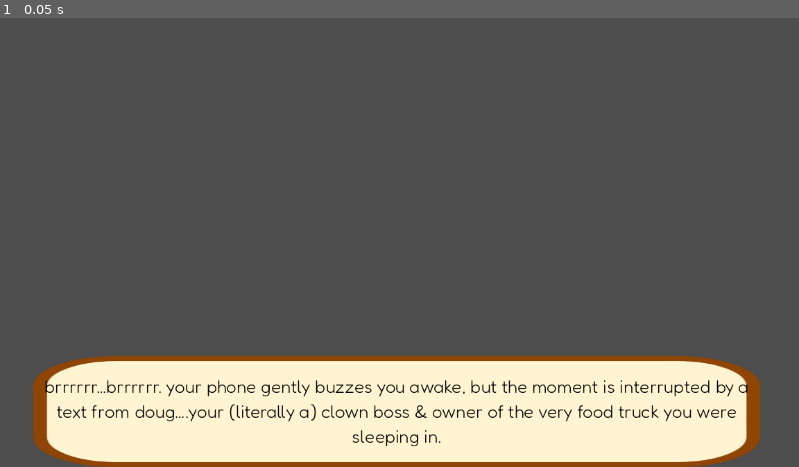
Above: before the commit, frame 1.
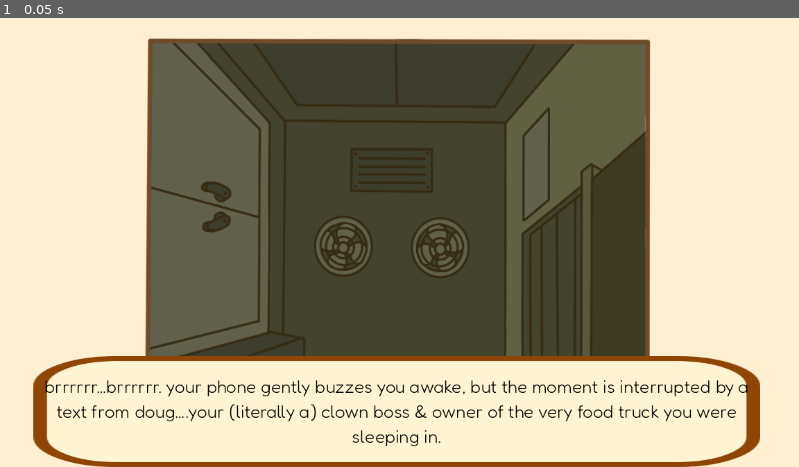
Above: after the commit, the same moment.

Repository: Gus700/FoodTruckBattles
Game: Godot game, scene res://scenes/LoreIntro.tscn
The game is run twice, just before and just after one commit, with the same random seed, the same clock (stepped at 60 frames per second) and the same inputs. This scene is started directly instead of the project's main scene.
Inputs:
- Up to frame 1 (0.05 s): no input

The runs differ from the first frame. In frame 1, 64% of the frame differs, in the area x 0-100%, y 0-100%.

Commit message:
updated font for recipe tab as well

Diff:
--- a/scenes/Level.tscn
+++ b/scenes/Level.tscn
@@ -50,6 +50,9 @@
 [ext_resource type="Texture2D" uid="uid://cvdbevoymvmgs" path="res://assets/UI/tutorial6.png" id="43_gaicr"]
 [ext_resource type="Texture2D" uid="uid://c6dwth7evsdyw" path="res://assets/UI_buttons/next_hover.png" id="43_i7dqr"]
 
+[sub_resource type="LabelSettings" id="LabelSettings_gsada"]
+font_size = 26
+
 [sub_resource type="LabelSettings" id="LabelSettings_wkq44"]
 font_size = 50
 font_color = Color(0.870588, 0.352941, 0.337255, 1)
@@ -113,6 +116,9 @@
 
 [node name="Label" type="Label" parent="Order Area/TabContainer/recipe"]
 layout_mode = 2
+theme_override_fonts/font = ExtResource("35_jmqed")
+theme_override_font_sizes/font_size = 12
+label_settings = SubResource("LabelSettings_gsada")
 
 [node name="TabContainer2" type="TabContainer" parent="Order Area"]
 layout_mode = 1
--- a/scenes/LoreIntro.tscn
+++ b/scenes/LoreIntro.tscn
@@ -1,6 +1,8 @@
-[gd_scene load_steps=3 format=3 uid="uid://xgnaoqvxarvc"]
+[gd_scene load_steps=5 format=3 uid="uid://xgnaoqvxarvc"]
 
+[ext_resource type="Texture2D" uid="uid://ce46mydlen3ui" path="res://assets/loreScenes/intro/intro_bg.png" id="1_nbd7m"]
 [ext_resource type="Texture2D" uid="uid://b5gcuffddrpxd" path="res://assets/UI/tut_bubble.png" id="1_otggd"]
+[ext_resource type="Texture2D" uid="uid://y41fy5hkhdt2" path="res://assets/loreScenes/intro/01.png" id="2_4oqcv"]
 
 [sub_resource type="LabelSettings" id="LabelSettings_74jix"]
 font_size = 26
@@ -14,27 +16,16 @@
 grow_horizontal = 2
 grow_vertical = 2
 
+[node name="TextureRect" type="TextureRect" parent="."]
+layout_mode = 1
+anchors_preset = 15
+anchor_right = 1.0
+anchor_bottom = 1.0
+grow_horizontal = 2
+grow_vertical = 2
+texture = ExtResource("1_nbd7m")
+
 [node name="Scene" type="Control" parent="."]
-anchors_preset = 0
-offset_right = 40.0
-offset_bottom = 40.0
-
-[node name="Background Image" type="TextureRect" parent="Scene"]
-layout_mode = 0
-offset_right = 40.0
-offset_bottom = 40.0
-
-[node name="TextBox" type="TextureRect" parent="Scene"]
-layout_mode = 0
-offset_right = 40.0
-offset_bottom = 40.0
-
-[node name="Label" type="Label" parent="Scene/TextBox"]
-layout_mode = 0
-offset_right = 40.0
-offset_bottom = 20.0
-
-[node name="Scene1" type="Control" parent="."]
 layout_mode = 1
 anchors_preset = 15
 anchor_right = 1.0
@@ -42,15 +33,17 @@
 grow_horizontal = 2
 grow_vertical = 2
 
-[node name="TextureRect2" type="TextureRect" parent="Scene1"]
+[node name="TextureRect2" type="TextureRect" parent="Scene"]
 layout_mode = 1
 anchors_preset = 15
 anchor_right = 1.0
 anchor_bottom = 1.0
 grow_horizontal = 2
 grow_vertical = 2
+texture = ExtResource("2_4oqcv")
+expand_mode = 1
 
-[node name="TextureRect" type="TextureRect" parent="Scene1"]
+[node name="TextureRect" type="TextureRect" parent="Scene"]
 layout_mode = 1
 anchors_preset = -1
 anchor_left = 0.0416667
@@ -63,7 +56,7 @@
 expand_mode = 1
 metadata/_edit_use_anchors_ = true
 
-[node name="Label" type="Label" parent="Scene1/TextureRect"]
+[node name="Label" type="Label" parent="Scene/TextureRect"]
 layout_mode = 1
 anchors_preset = 15
 anchor_right = 1.0
Not shown: 1 places in scenes/Level.tscn that only renumber resources
